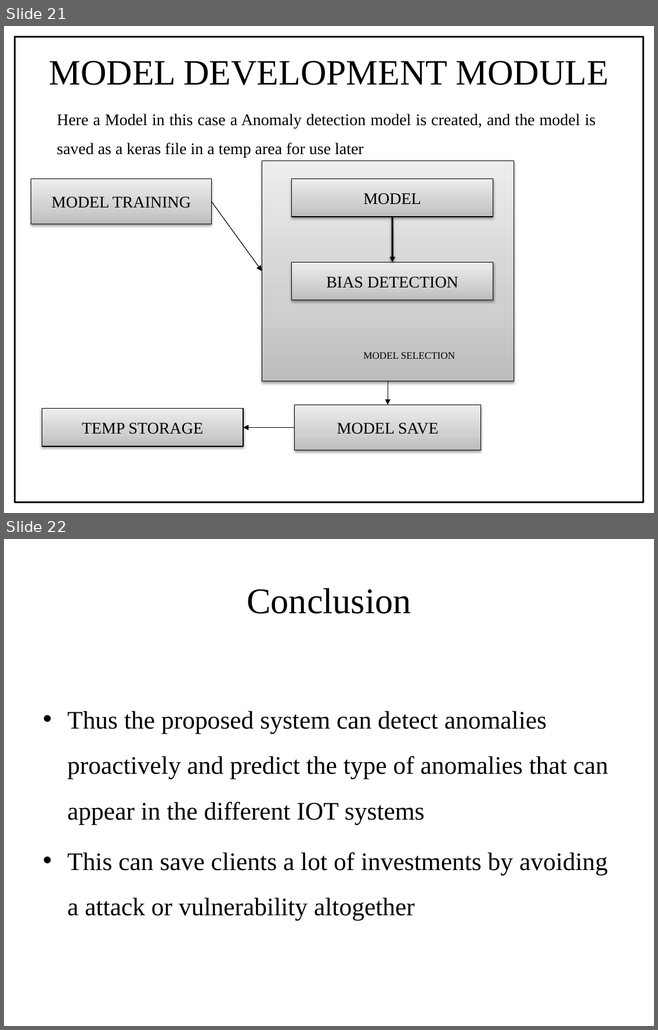
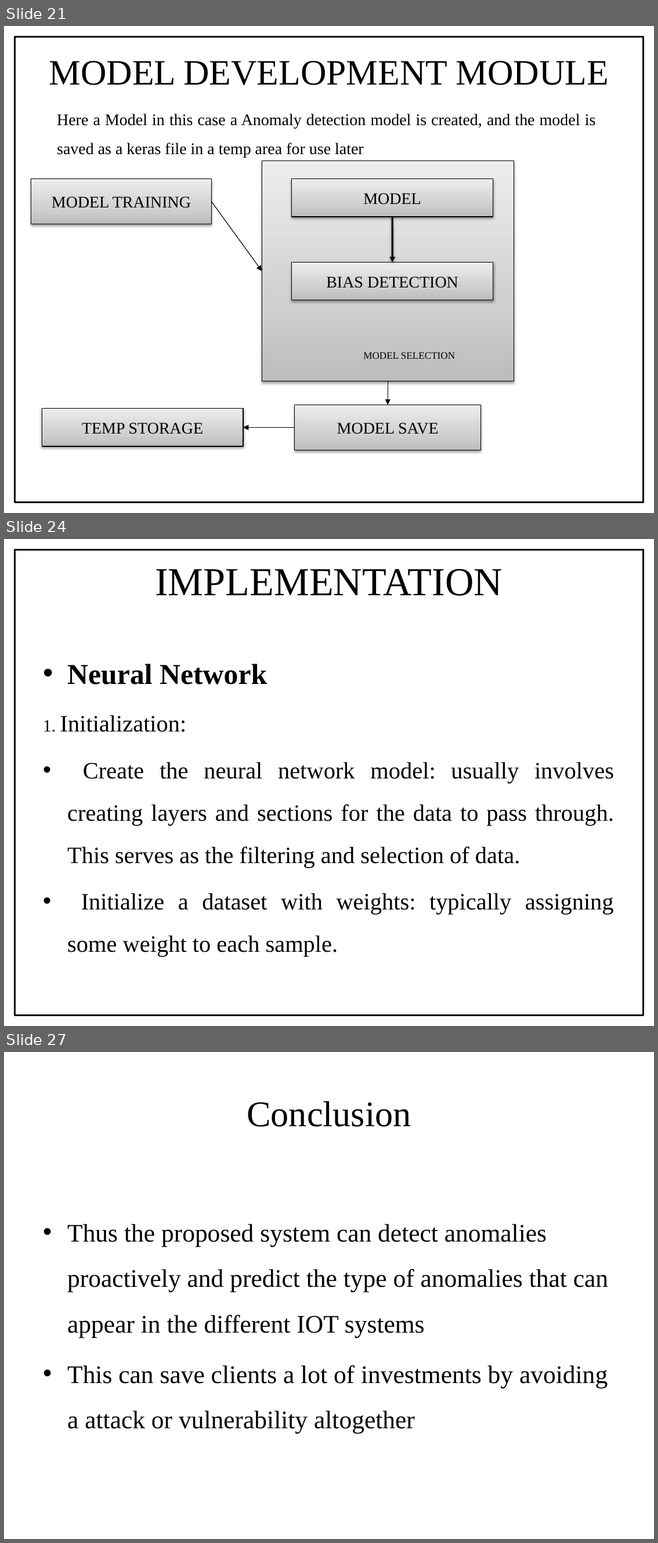
Before and after one commit to Renegadez518/IotSecurityProj, a slide deck: IOTProjreview ppt.pptx. Shown one above the other, each under a label of ours: slides 21 and 22 before the commit, slides 21, 24 and 27 after it; the slides between them are not shown. The pictures are 658x1030 and 658x1543 pixels, drawn with LibreOffice and Linux fonts; fonts in the diff are those of the drawing. Boxes give left, top, right and bottom in pixels: in the first picture for what was removed or moved away, otherwise in the second. Text is boxed around its words. In the diff, an @@ line names an element or a change of style, - is before the commit and + after.

```diff
--- a/IOTProjreview ppt.pptx
+++ b/IOTProjreview ppt.pptx
@@ slide 24 added at box(4, 539, 654, 1026), background #FFFFFF @@
@@ rectangle added at box(15, 550, 643, 1016), outline #000000 2 pt @@
@@ title added at box(155, 569, 502, 596), 44 pt, text #000000 @@
+IMPLEMENTATION
@@ text added at box(43, 664, 614, 957), 26 pt, text #000000 @@
+• Neural Network
+1. Initialization:
+• Create the neural network model: usually involves creating layers and sections for the data to pass through. This serves as the filtering and selection of data.
+• Initialize a dataset with weights: typically assigning some weight to each sample.
@@ what was slide 22 is now slide 27 @@
```
Also in this commit, not shown: 4 other slides added.
